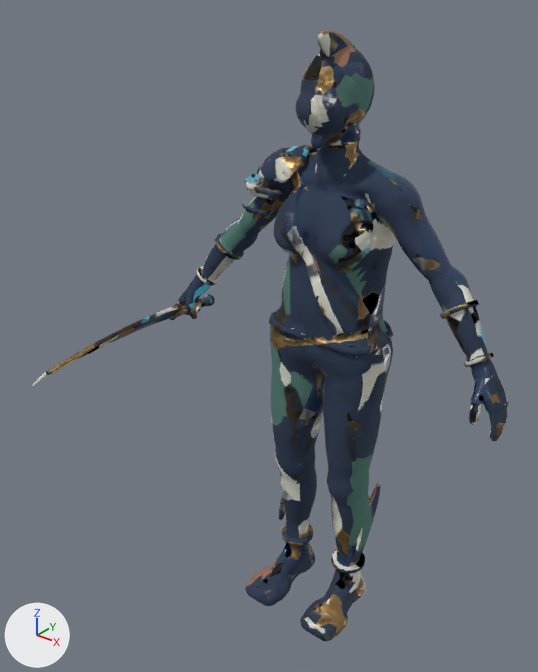
One commit to the glTF model game/public/assets/characters/oath-04-ninja.glb: the scene before it, then after it.
One viewpoint serves both versions: a camera (50 mm lens) standing at (1.069, -1.608, 1.887) and looking at (-0.067, -0.188, 1.007). Lighting does not change. The marker at lower left points along +X, +Y and +Z. The first picture is the older version. Vertices at exactly the same position are counted once.

Names of what the first picture shows: 'oath-04-ninja'.
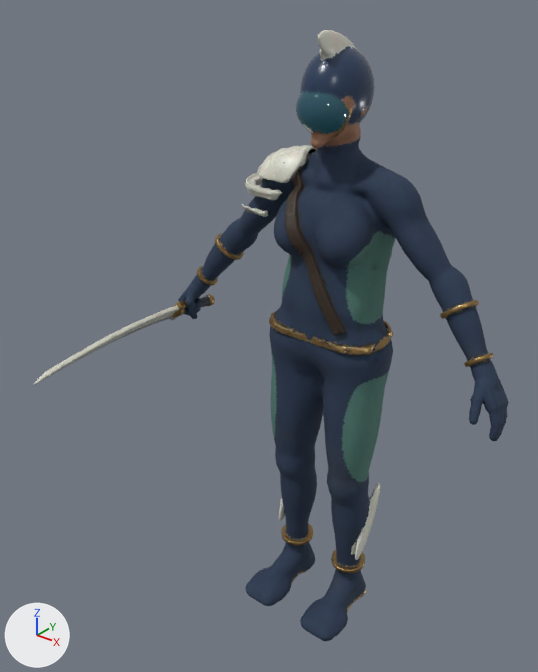
The edits, one by one:
me_oath_04_ninja has 11856 vertices, 23998 faces and spans x -0.54..0.55, y -0.63..0.22, z 0.0..1.77.
me_oath_04_ninja is used by ob_oath_04_ninja; location (0.0, 0.0, 0.0).
me_oath_04_ninja part 1: 87 vertices moved within x -0.54..0.54, y -0.12..0.17, z 0.86..1.62; 41 vertices removed from x -0.48..0.53, y -0.12..0.16, z 0.49..1.61; 43 vertices added at x -0.25..0.17, y -0.12..0.17, z 0.51..1.61.
me_oath_04_ninja part 2: 21919 kept faces spanning x -0.54..0.55, y -0.63..0.22, z 0.0..1.77 get new texture (UV) coordinates.

Where the change shows, as pixel boxes (x1, y1, x2, y2) in the pictures (538 x 672 px; the box of a moved part takes in the faces that stretch with it):
part 1 of me_oath_04_ninja, moved or reshaped: before (188, 94, 494, 494); after (199, 98, 494, 494)
part 2 of me_oath_04_ninja, surface changed: (36, 30, 509, 641) in both
